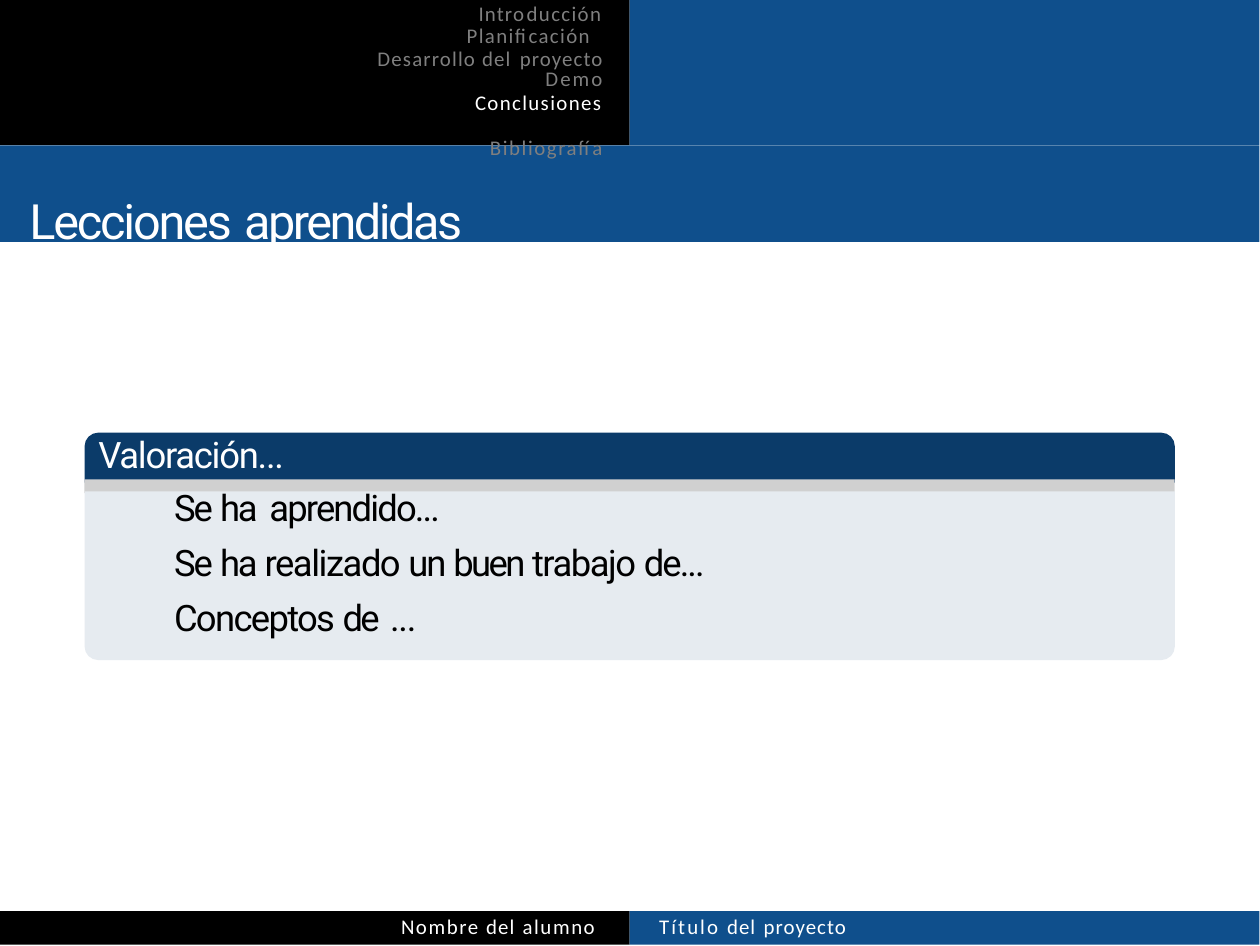
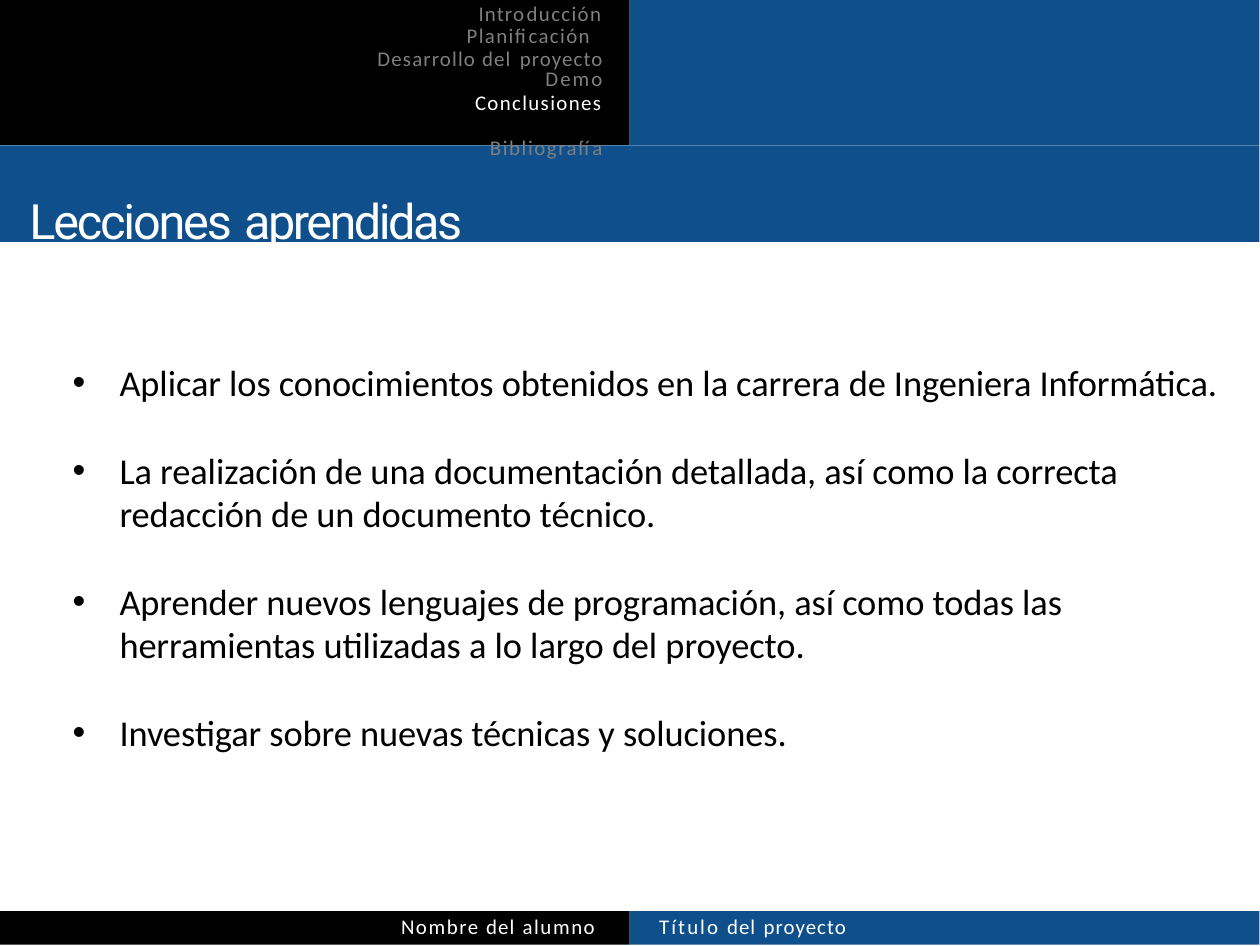
Before and after one commit to kodorniz/jUCAbox_PFC, a slide deck: slide 26 of doc/plantilla-presentacion.pptx (slide 22 before the commit). Drawn at 1260x946 pixels with LibreOffice and Linux fonts; fonts in the diff are those of the drawing; grey boxes stand for pictures; background and template pictures are left out. Boxes give left, top, right and bottom in pixels: in the first picture for what was removed or moved away, otherwise in the second. Text is boxed around its words. In the diff, an @@ line names an element or a change of style, - is before the commit and + after.

```diff
--- a/doc/plantilla-presentacion.pptx
+++ b/doc/plantilla-presentacion.pptx
@@ text added at box(120, 370, 1218, 753), 10.5 pt, text #000000 @@
+• Aplicar los conocimientos obtenidos en la carrera de Ingeniera Informática.
+• La realización de una documentación detallada, así como la correcta redacción de un documento técnico.
+• Aprender nuevos lenguajes de programación, así como todas las herramientas utilizadas a lo largo del proyecto.
+• Investigar sobre nuevas técnicas y soluciones.
@@ freeform shape removed at box(85, 432, 1175, 482) @@
@@ text removed at box(98, 440, 705, 639) @@
-Valoración...
-Se ha aprendido...
-Se ha realizado un buen trabajo de... Conceptos de ...
@@ picture removed at box(85, 480, 1175, 495) @@
@@ freeform shape removed at box(85, 492, 1175, 662) @@
```
Also in this commit, not shown: 10 other slides changed, 4 slides added, 1 other file.
